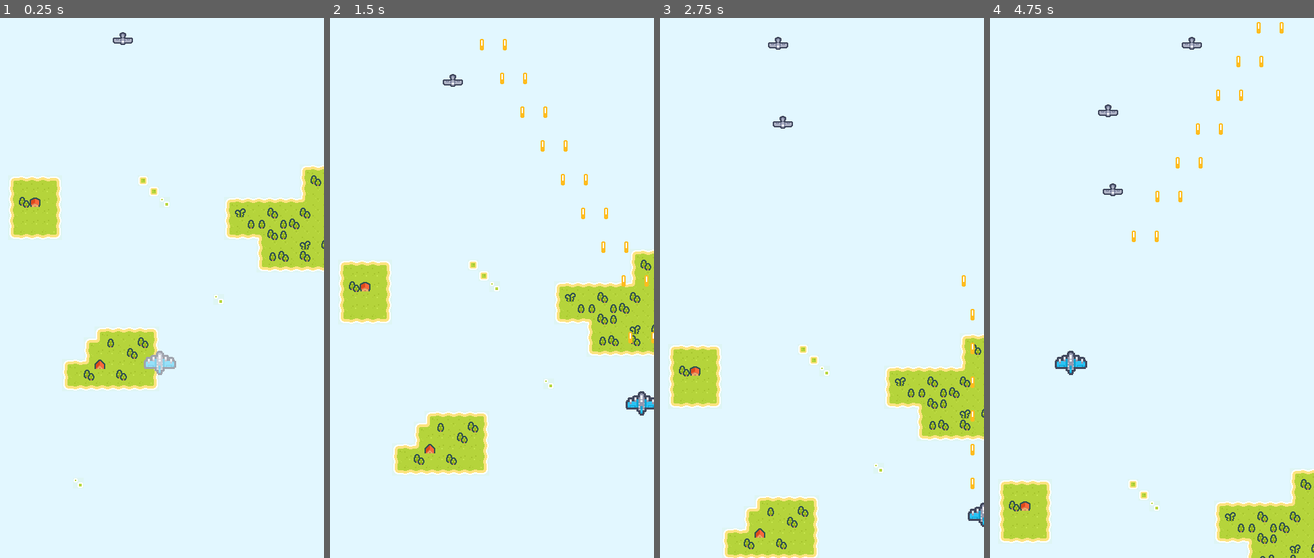
Above: before the commit, frames 1-4 (left to right).
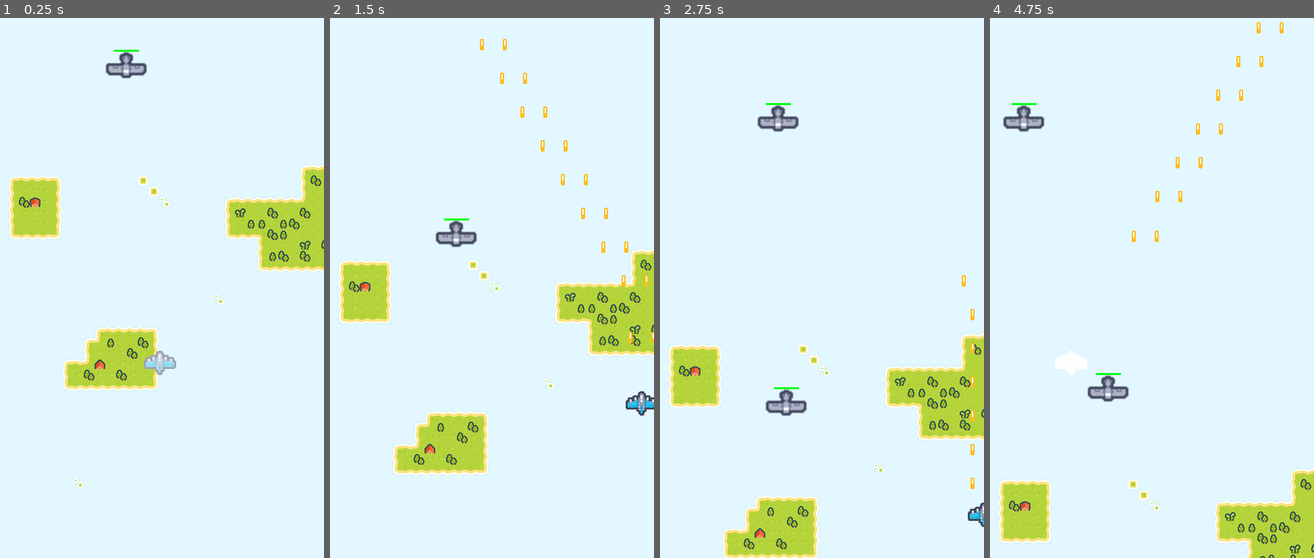
Above: after the commit, the same moments.

Repository: arisshu/BulletHell
Game: Godot game, scene res://Main Scenes/FirstLevel.tscn
The game is run twice, just before and just after one commit, with the same random seed, the same clock (stepped at 60 frames per second) and the same inputs.
Inputs:
- Up to frame 1 (0.25 s): no input
- Up to frame 2 (1.5 s): hold D (moveRight) 0.53-1.28 s; hold Space (shoot) 0.53-1.28 s; hold S (moveDown) from 1.28 s (still down); tap Space (shoot) at 1.35 s
- Up to frame 3 (2.75 s): release S (moveDown) at 2.03 s; hold D (moveRight) from 2.03 s (still down); hold Space (shoot) from 2.03 s (still down)
- Up to frame 4 (4.75 s): release D (moveRight) at 2.78 s; release Space (shoot) at 2.78 s; hold W (moveUp) 2.78-3.53 s; tap Space (shoot) at 2.85, 4.35 s; hold Space (shoot) 3.53-4.28 s; hold A (moveLeft) from 3.53 s (still down)

The runs differ from the first frame. In frame 1, 0.5% of the frame differs, in the area x 32-46%, y 2-12%; in frame 2, 0.5%; in frame 3, 0.9%; in frame 4, 1.4%, in the area x 3-66%, y 3-72%.

Commit message:
add 1 new enemy for testing purposes

Diff:
--- a/Main Scenes/EnemySpawner.gd
+++ b/Main Scenes/EnemySpawner.gd
@@ -1,7 +1,8 @@
 extends Node2D
 
 var preloadedEnemies := [
-	preload("res://character/enemy/Enemy.tscn")
+	preload("res://character/enemy/Enemy.tscn"),
+	preload("res://character/enemy/EnemyFast.tscn")
 ]
 
 onready var spawnTimer := $SpawnTime
@@ -17,7 +18,7 @@
 	var viewRect := get_viewport_rect()
 	var xPosition := rand_range(viewRect.position.x, viewRect.end.x)
 
-	var preloadEnemy = preloadedEnemies[0]
+	var preloadEnemy = preloadedEnemies[randi() % preloadedEnemies.size()]
 	var enemy: Enemy = preloadEnemy.instance()
 	enemy.position = Vector2(xPosition, 0)
 	get_tree().current_scene.add_child(enemy)
--- a/Main Scenes/FirstLevel.tscn
+++ b/Main Scenes/FirstLevel.tscn
@@ -32,7 +32,7 @@
 speed = 300.0
 
 [node name="Enemy" parent="." instance=ExtResource( 4 )]
-position = Vector2( 202, 18 )
+position = Vector2( 207, 21 )
 
 [node name="EnemySpawner" type="Node2D" parent="."]
 position = Vector2( 257, 157 )
--- a/character/enemy/Enemy.gd
+++ b/character/enemy/Enemy.gd
@@ -5,8 +5,14 @@
 export var speed := 10.0
 export var health: int = 20
 
+func _ready():
+	$ProgressBar.max_value = health
+
 func _physics_process(delta):
 	position.y += speed * delta
+
+func _process(delta):
+	$ProgressBar.value = health
 
 func damage(amount: int):
 	health -= amount
--- a/character/enemy/Enemy.tscn
+++ b/character/enemy/Enemy.tscn
@@ -1,27 +1,38 @@
-[gd_scene load_steps=4 format=2]
+[gd_scene load_steps=5 format=2]
 
 [ext_resource path="res://Textures/Ships/ship_0017.png" type="Texture" id=1]
 [ext_resource path="res://character/enemy/Enemy.gd" type="Script" id=2]
+[ext_resource path="res://character/enemy/HealthBarTheme.tres" type="Theme" id=3]
 
 [sub_resource type="RectangleShape2D" id=1]
-extents = Vector2( 14, 9.5 )
+extents = Vector2( 30.5, 16.5 )
 
 [node name="Enemy" type="Area2D" groups=["damagable"]]
 script = ExtResource( 2 )
-speed = 50.0
+speed = 200.0
 health = 10
 
 [node name="CollisionShape2D" type="CollisionShape2D" parent="."]
-position = Vector2( 0, -0.5 )
+position = Vector2( 0.5, 0.5 )
 shape = SubResource( 1 )
 
 [node name="Sprite" type="Sprite" parent="."]
+scale = Vector2( 2, 2 )
 texture = ExtResource( 1 )
 flip_v = true
 
 [node name="VisibilityNotifier2D" type="VisibilityNotifier2D" parent="."]
-position = Vector2( -7.15256e-07, -0.5 )
-scale = Vector2( 1.4, 0.95 )
+position = Vector2( -3.8147e-06, 1 )
+scale = Vector2( 3.775, 2.23125 )
+
+[node name="ProgressBar" type="ProgressBar" parent="."]
+margin_left = -18.0
+margin_top = -24.0
+margin_right = 19.0
+margin_bottom = -21.0
+theme = ExtResource( 3 )
+value = 60.0
+percent_visible = false
 
 [connection signal="area_entered" from="." to="." method="_on_Enemy_area_entered"]
 [connection signal="screen_exited" from="VisibilityNotifier2D" to="." method="_on_VisibilityNotifier2D_screen_exited"]
--- /dev/null
+++ b/character/enemy/EnemyFast.tscn
@@ -0,0 +1,11 @@
+[gd_scene load_steps=3 format=2]
+
+[ext_resource path="res://character/enemy/Enemy.tscn" type="PackedScene" id=1]
+[ext_resource path="res://Textures/Ships/ship_0007.png" type="Texture" id=2]
+
+[node name="EnemyFast" instance=ExtResource( 1 )]
+speed = 350.0
+health = 15
+
+[node name="Sprite" parent="." index="1"]
+texture = ExtResource( 2 )
--- /dev/null
+++ b/character/enemy/HealthBarTheme.tres
@@ -0,0 +1,7 @@
+[gd_resource type="Theme" load_steps=2 format=2]
+
+[sub_resource type="StyleBoxFlat" id=2]
+bg_color = Color( 0, 1, 0.0862745, 1 )
+
+[resource]
+ProgressBar/styles/fg = SubResource( 2 )
